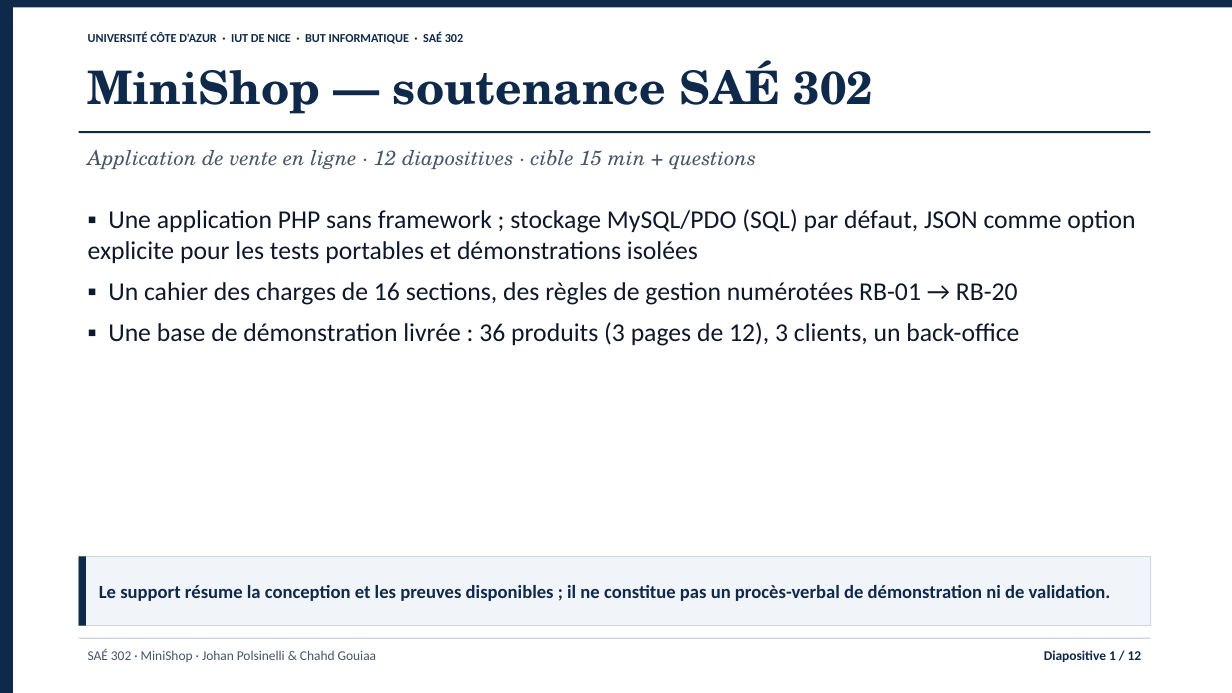
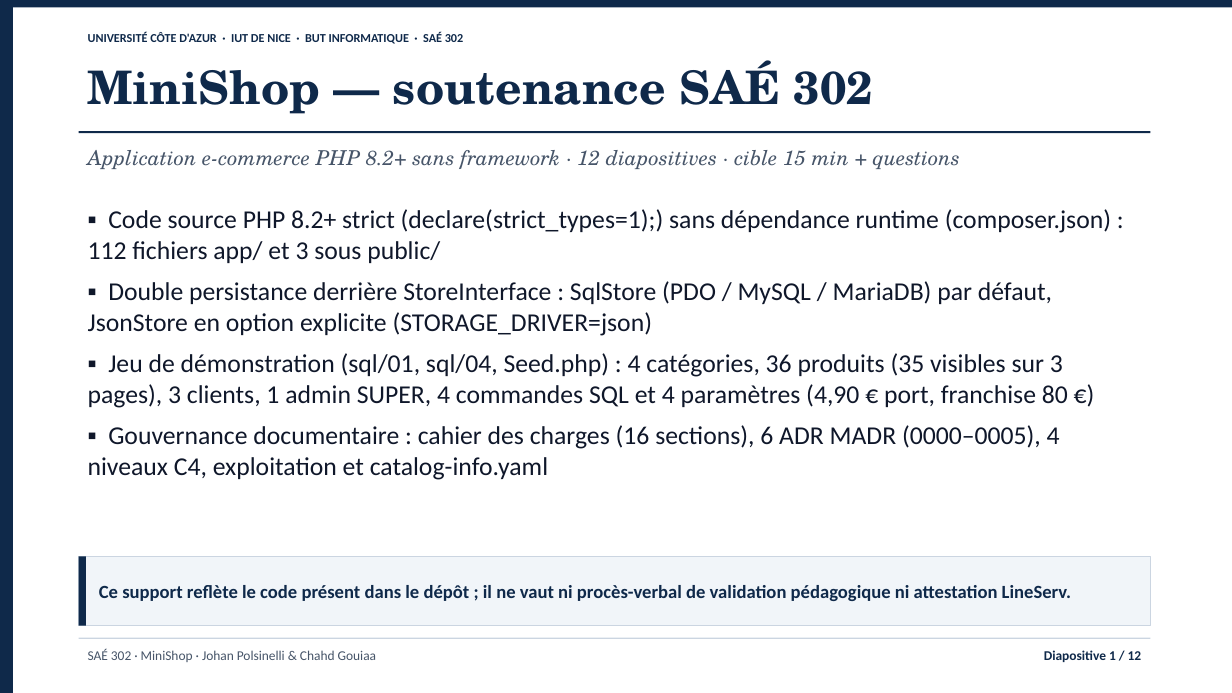
Before and after one commit to jojo8356/SAE-302, a slide deck: slide 1 of livrables/minishop-soutenance.pptx. Drawn at 1232x693 pixels with LibreOffice and Linux fonts; fonts in the diff are those of the drawing. Boxes give left, top, right and bottom in pixels: in the first picture for what was removed or moved away, otherwise in the second. Text is boxed around its words. In the diff, an @@ line names an element or a change of style, - is before the commit and + after.

Commit message:
docs: recrée les diapositives de soutenance d'après le code réel

```diff
--- a/livrables/minishop-soutenance.pptx
+++ b/livrables/minishop-soutenance.pptx
@@ text at (88, 150, 960, 169): text changed @@
-Application de vente en ligne · 12 diapositives · cible 15 min + questions
+Application e-commerce PHP 8.2+ sans framework · 12 diapositives · cible 15 min + questions
@@ text at (88, 209, 1111, 480): text changed @@
-▪ Une application PHP sans framework ; stockage MySQL/PDO (SQL) par défaut, JSON comme option explicite pour les tests portables et démonstrations isolées
-▪ Un cahier des charges de 16 sections, des règles de gestion numérotées RB-01 → RB-20
-▪ Une base de démonstration livrée : 36 produits (3 pages de 12), 3 clients, un back-office
+▪ Code source PHP 8.2+ strict (declare(strict_types=1);) sans dépendance runtime (composer.json) : 112 fichiers app/ et 3 sous public/
+▪ Double persistance derrière StoreInterface : SqlStore (PDO / MySQL / MariaDB) par défaut, JsonStore en option explicite (STORAGE_DRIVER=json)
+▪ Jeu de démonstration (sql/01, sql/04, Seed.php) : 4 catégories, 36 produits (35 visibles sur 3 pages), 3 clients, 1 admin SUPER, 4 commandes SQL et 4 paramètres (4,90 € port, franchise 80 €)
+▪ Gouvernance documentaire : cahier des charges (16 sections), 6 ADR MADR (0000–0005), 4 niveaux C4, exploitation et catalog-info.yaml
@@ text in rectangle at (99, 585, 1071, 601): text changed @@
-Le support résume la conception et les preuves disponibles ; il ne constitue pas un procès-verbal de démonstration ni de validation.
+Ce support reflète le code présent dans le dépôt ; il ne vaut ni procès-verbal de validation pédagogique ni attestation LineServ.
```
Also in this commit, not shown: 11 other slides changed, 5 other files.
